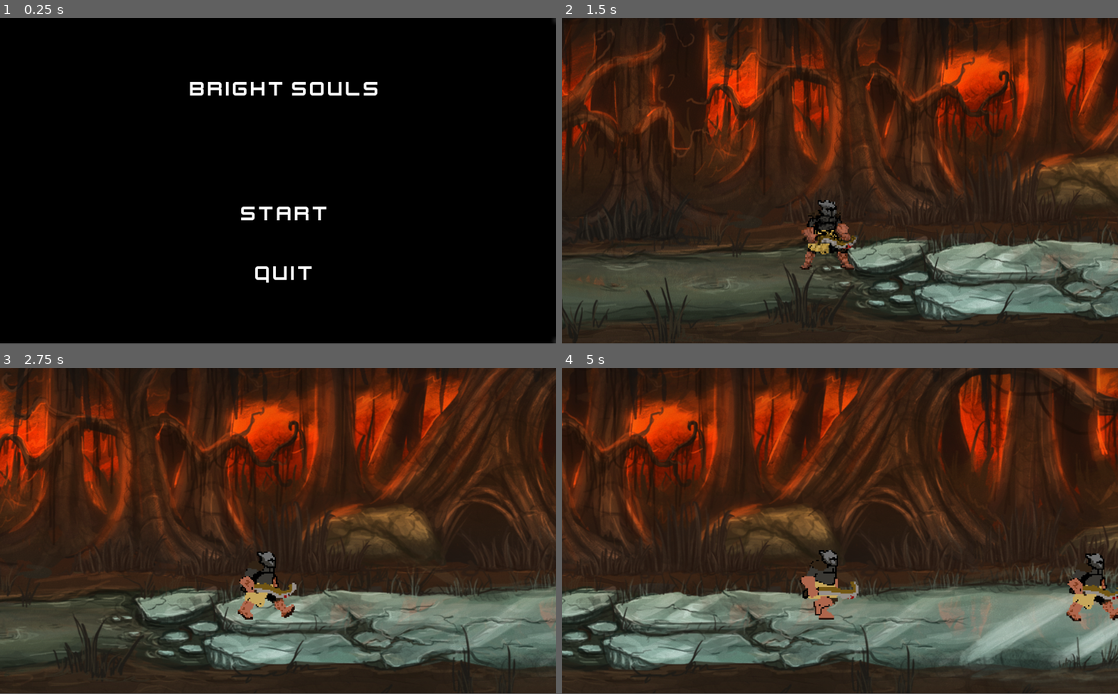
Above: before the commit, frames 1-4 (two rows, left to right).
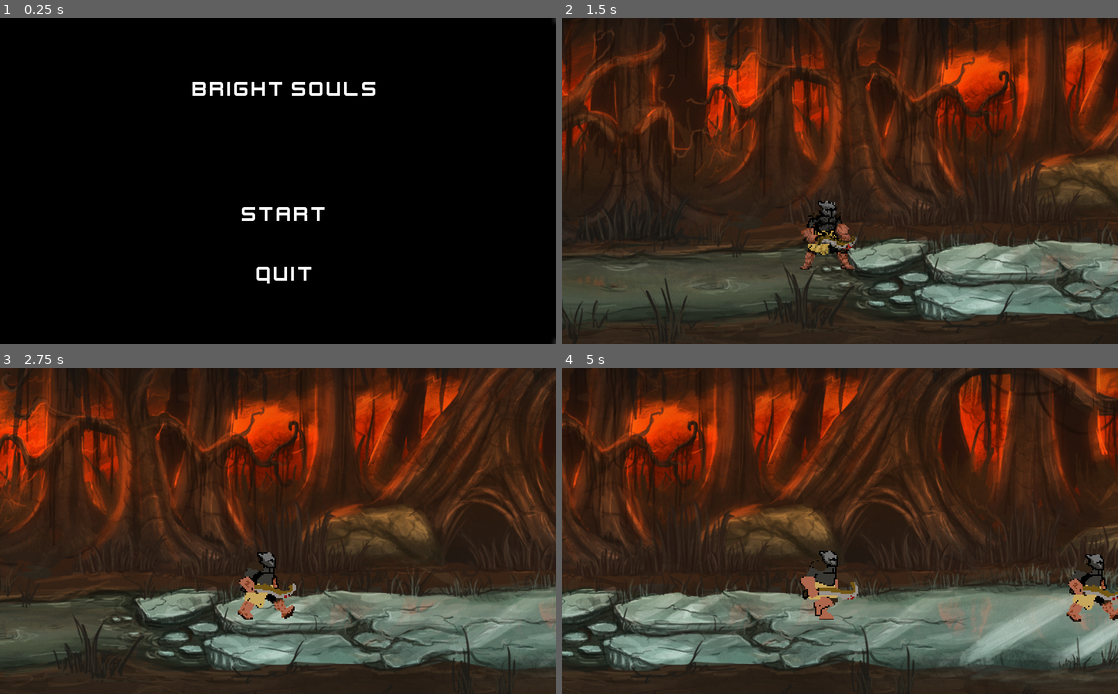
Above: after the commit, the same moments.

Repository: DouglasKosvoski/Bright
Game: Godot game, scene res://Scenes/MAIN_MENU.tscn
Two runs of this game, one before a commit and one after it. Both use one fixed random seed, a clock stepped at 60 frames per second and the inputs below. The engine's default icon, where the game draws it, is replaced by a stand-in: a white triangle on a blue panel in a dark square.
Inputs:
- Up to frame 1 (0.25 s): no input
- Up to frame 2 (1.5 s): click "start" at 0.5 s; click "COMEÇAR . . ." at 1.25 s
- Up to frame 3 (2.75 s): hold D (right) from 2.03 s (still down); hold Space (space) from 2.03 s (still down)
- Up to frame 4 (5 s): release Space (space) at 2.78 s; tap Space (space) at 2.85, 4.35 s; release D (right) at 3.53 s; hold A (left) 3.53-4.28 s; hold Space (space) 3.53-4.28 s; hold D (right) from 4.28 s (still down)
In our replay, the window is 800x468 before the commit and 800x469 after it. These sizes can differ from the game's own. Grey fills any space a smaller window leaves; there, only what the larger window draws over its background counts as a difference.

The runs differ from the first frame. In frame 1, 0.7% of the frame differs, in the area x 34-100%, y 19-100%; in frame 2, 1.2%; in frame 3, 1.3%; in frame 4, 1.4%, in the area x 0-100%, y 6-93%.

Commit message:
.

Diff:
--- a/project.godot
+++ b/project.godot
@@ -15,9 +15,13 @@
 
 [application]
 
-config/name="BrightSouls"
+config/name="BrightSouls 2.0"
 run/main_scene="res://Scenes/MAIN_MENU.tscn"
 config/icon="res://background/icon.png"
+
+[display]
+
+window/stretch/mode="2d"
 
 [input]
 
Not shown, changed: ToDO.txt
Not shown, added: sprites/idle/PLAYER MAGRO CHAPADO PARADO COM ARMA PESADA/player_magro_chapado_parado_com_arma_pesada_frame_1.png.import
Not shown, added: sprites/idle/PLAYER MAGRO CHAPADO PARADO COM ARMA PESADA/player_magro_chapado_parado_com_arma_pesada_frame_2.png.import
Not shown, added: sprites/idle/PLAYER MAGRO CHAPADO PARADO COM ARMA PESADA/player_magro_chapado_parado_com_arma_pesada_frame_3.png.import
Not shown, added: sprites/idle/PLAYER MAGRO CHAPADO PARADO COM ARMA PESADA/player_magro_chapado_parado_com_arma_pesada_frame_4.png.import
